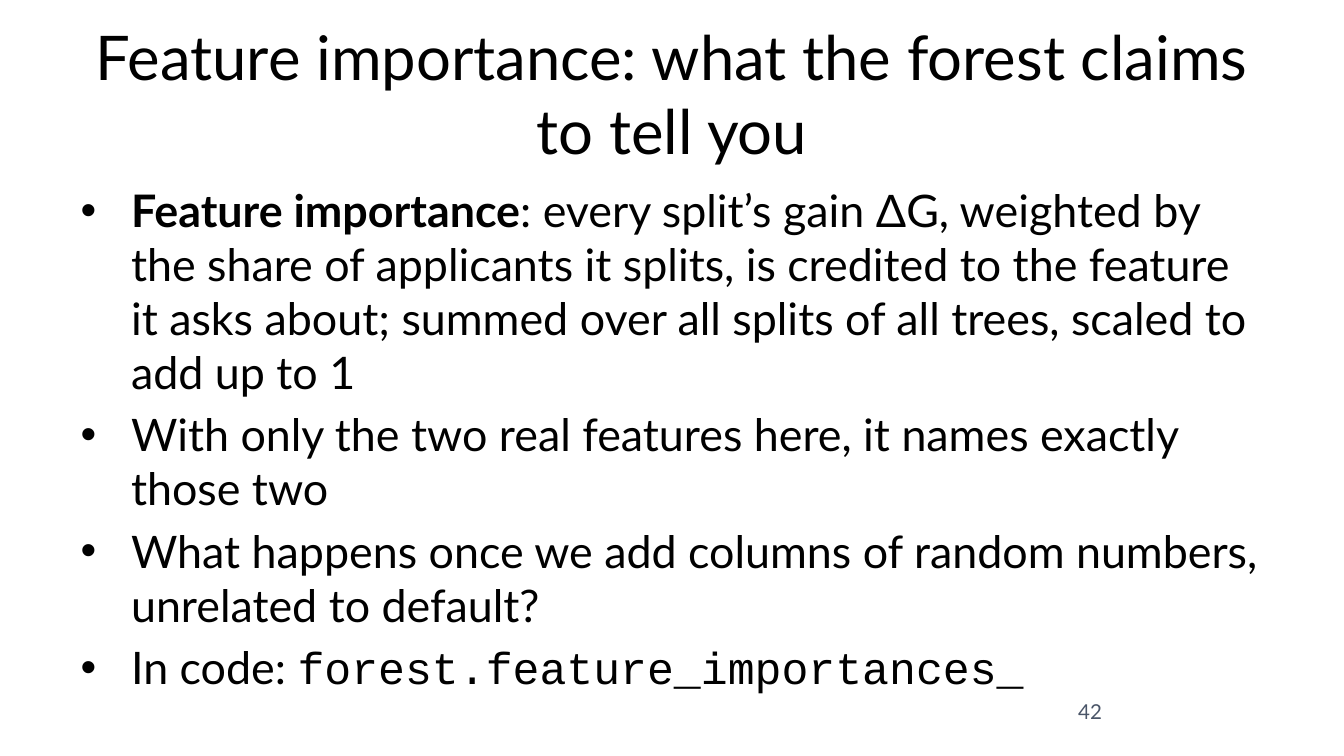
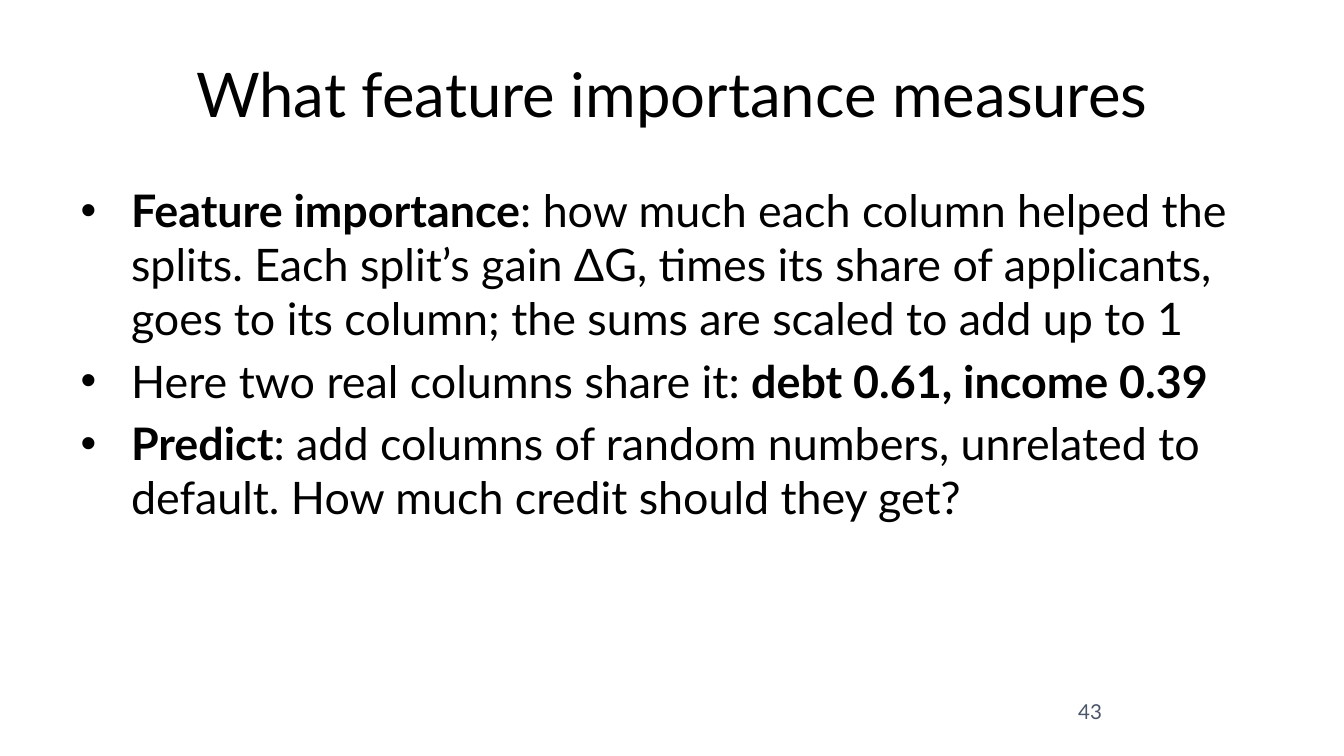
Before and after one commit to fabioantonini/technologies-for-artificial-intelligence, a slide deck: slide 43 of Lessons/07_trees_and_ensembles/Slides/trees_and_ensembles_slides.pptx (slide 42 before the commit). Drawn at 1344x756 pixels with LibreOffice and Linux fonts; fonts in the diff are those of the drawing; background and template pictures are left out. Boxes give left, top, right and bottom in pixels: in the first picture for what was removed or moved away, otherwise in the second. Text is boxed around its words. In the diff, an @@ line names an element or a change of style, - is before the commit and + after.

```diff
--- a/Lessons/07_trees_and_ensembles/Slides/trees_and_ensembles_slides.pptx
+++ b/Lessons/07_trees_and_ensembles/Slides/trees_and_ensembles_slides.pptx
@@ title at box(196, 71, 1147, 128): text changed @@
-Feature importance: what the forest claims to tell you
+What feature importance measures
@@ text at box(131, 193, 1227, 523): text changed @@
-• Feature importance: every split’s gain ΔG, weighted by the share of applicants it splits, is credited to the feature it asks about; summed over all splits of all trees, scaled to add up to 1
-• With only the two real features here, it names exactly those two
-• What happens once we add columns of random numbers, unrelated to default?
-• In code: forest.feature_importances_
+• Feature importance: how much each column helped the splits. Each split’s gain ΔG, times its share of applicants, goes to its column; the sums are scaled to add up to 1
+• Here two real columns share it: debt 0.61, income 0.39
+• Predict: add columns of random numbers, unrelated to default. How much credit should they get?
@@ page number at box(1078, 704, 1102, 719): text changed @@
-42
+43
```
Also in this commit, not shown: 12 other slides changed, 2 slides added, 1 slide removed, 12 other files.
